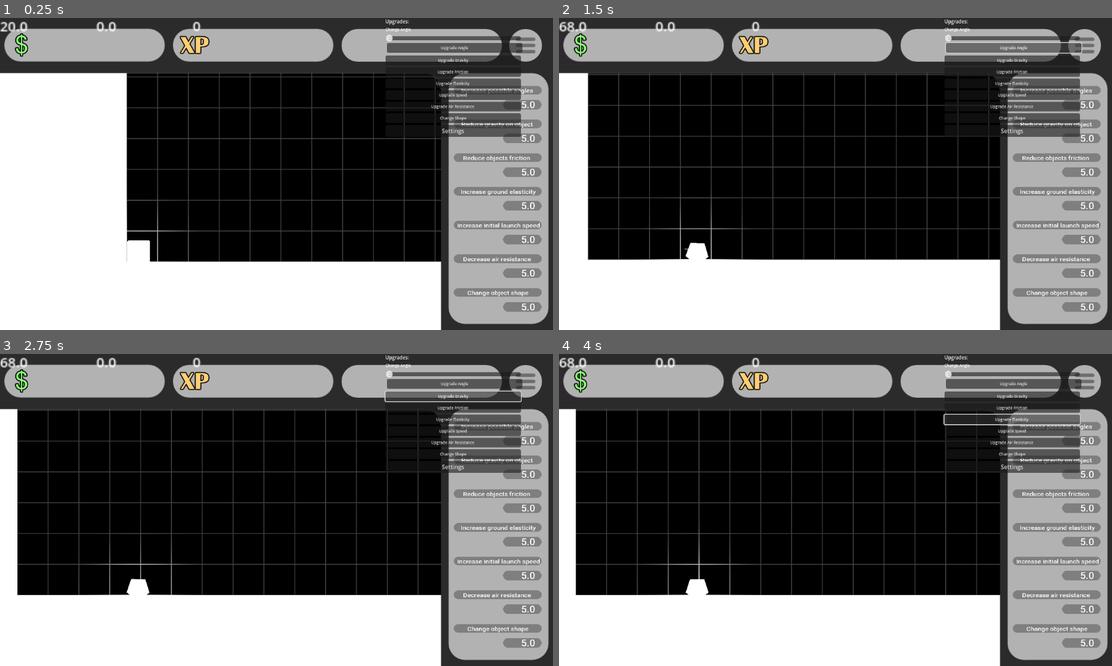
Above: before the commit, frames 1-4 (two rows, left to right).
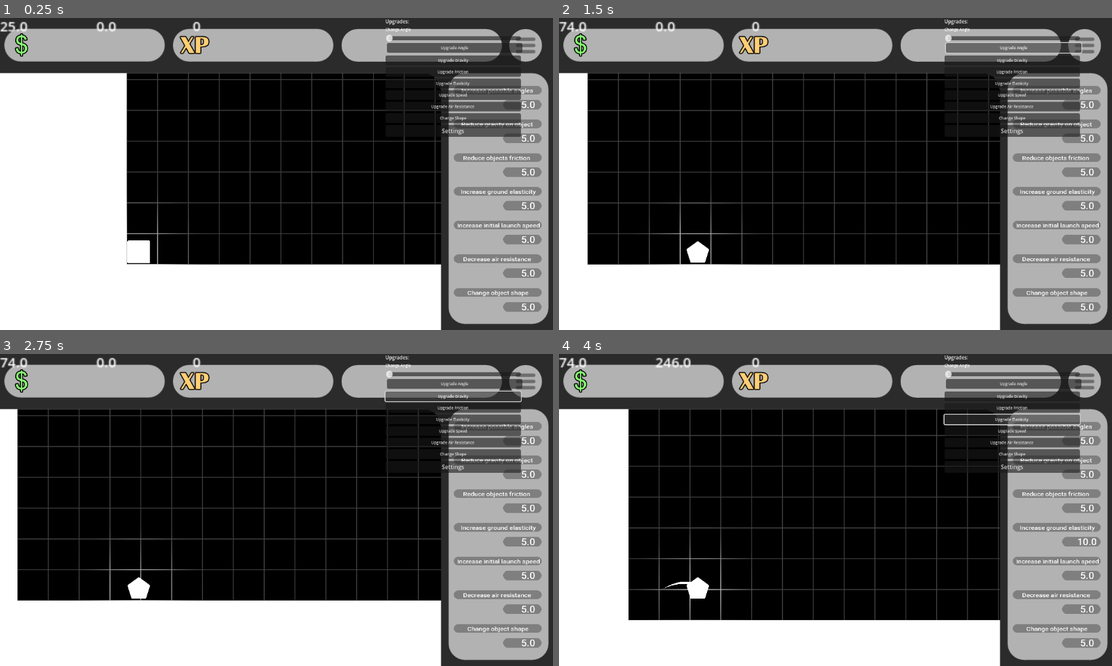
Above: after the commit, the same moments.

Repository: Lueegee1/Skr-t-Kast-Spil
Game: Godot game, scene res://main/root.tscn
Two runs of this game, one before a commit and one after it. Both use one fixed random seed, a clock stepped at 60 frames per second and the inputs below.
Inputs:
- Up to frame 1 (0.25 s): no input
- Up to frame 2 (1.5 s): click "Change Shape" at 0.5 s; click "Upgrade Angle" at 1.25 s
- Up to frame 3 (2.75 s): click "Upgrade Gravity" at 2 s
- Up to frame 4 (4 s): click "Upgrade Friction" at 2.75 s; click "Upgrade Elasticity" at 3.5 s

The runs differ from the first frame. In frame 1, 2.5% of the frame differs, in the area x 1-80%, y 1-80%; in frame 2, 4.2%; in frame 3, 4.9%; in frame 4, 16%, in the area x 0-98%, y 1-86%.
Error in both runs: Invalid assignment of property or key 'launch_angle' with value of type 'Nil' on a base object of type 'RigidBody2D (BallMechanics.gd)'. (res://main/Global.gd:…

Commit message:
Working collisions shapes

Diff:
--- a/main/Ui_And_Mainscript.gd
+++ b/main/Ui_And_Mainscript.gd
@@ -245,18 +245,18 @@
 
 	if outline.size() > 8:
 		var hull = Geometry2D.convex_hull(outline)
+
+		# compute image center of the hull
 		var center = Vector2.ZERO
 		for point in hull:
 			center += point
 		center /= hull.size()
-
-		for i in range(hull.size()):
-			var local_point = hull[i] - center
-			local_point.y = -local_point.y
-			hull[i] = local_point * sprite.scale
-
-		collider.polygon = hull
+		var polygon_points := []
+		for point in hull:
+			var local_point = (point - center) * sprite.scale
+			polygon_points.append(local_point)
+		collider.polygon = polygon_points
+
 		var tex_size = Vector2(width, height)
-		var sprite_offset = (tex_size / 2 - center)
-		sprite_offset.y = -sprite_offset.y
-		collider.position = sprite_offset * sprite.scale
+		var sprite_offset = (tex_size / 2.0 - center) * sprite.scale
+		collider.position = sprite_offset
--- a/main/settings.tscn
+++ b/main/settings.tscn
@@ -49,6 +49,7 @@
 
 [node name="Button" type="Button" parent="CanvasLayer/Panel/VBoxContainer"]
 layout_mode = 2
+theme_override_colors/font_color = Color(1, 0, 0, 1)
 theme_override_font_sizes/font_size = 12
 text = "Reset Game"
 
